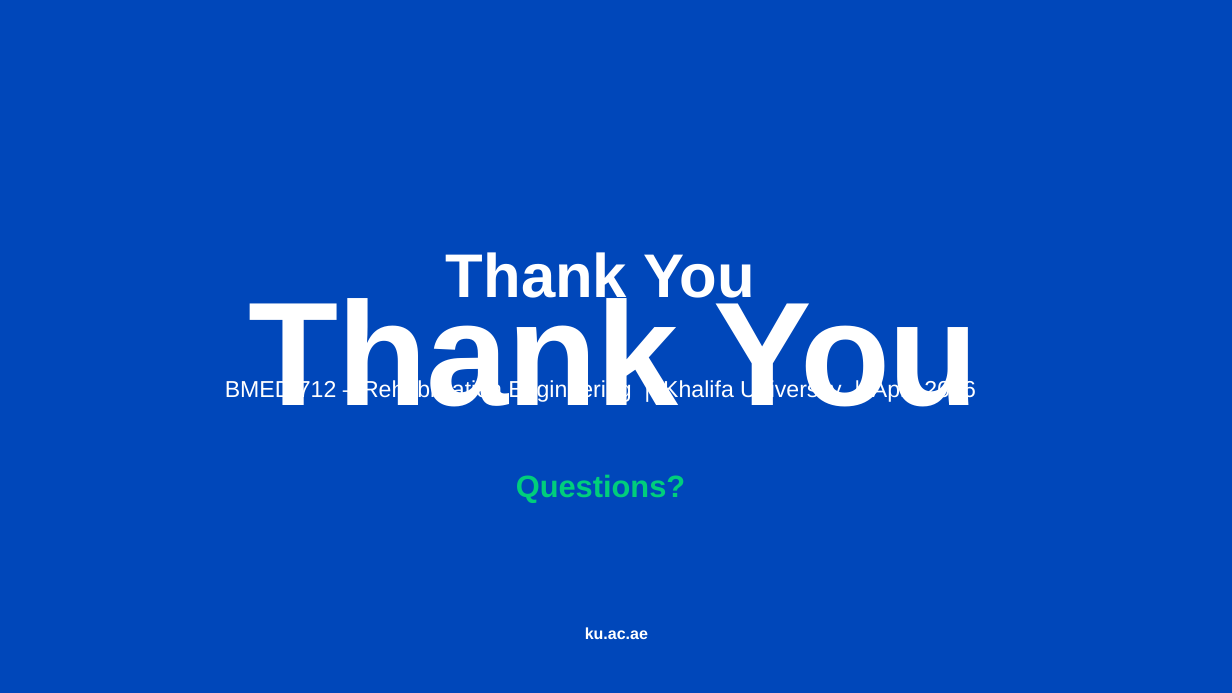
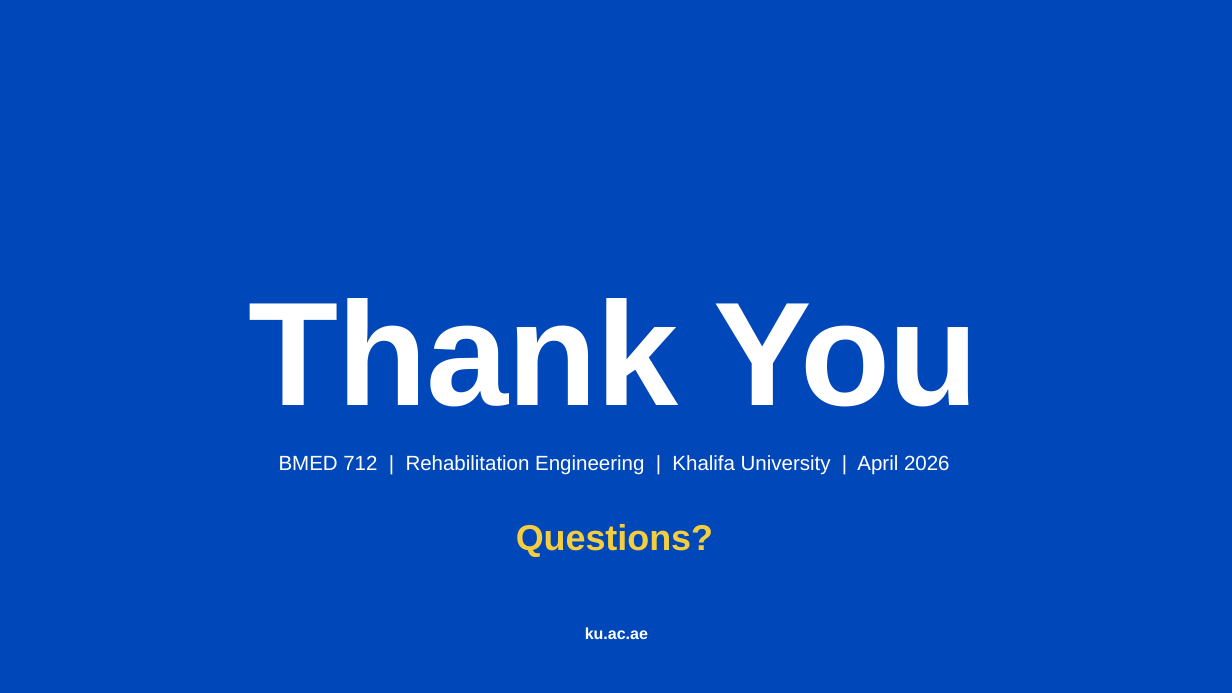
Before and after one commit to LukeLi97/BMED712, a slide deck: slide 14 of results/Final_Presentation_Track_A.pptx (slide 18 before the commit). Drawn at 1232x693 pixels with LibreOffice and Linux fonts; fonts in the diff are those of the drawing; background and template pictures are left out. Boxes give left, top, right and bottom in pixels: in the first picture for what was removed or moved away, otherwise in the second. Text is boxed around its words. In the diff, an @@ line names an element or a change of style, - is before the commit and + after.

```diff
--- a/results/Final_Presentation_Track_A.pptx
+++ b/results/Final_Presentation_Track_A.pptx
@@ text removed at box(446, 252, 755, 308) @@
-Thank You
@@ text at box(279, 455, 950, 475): text changed; size 18 to 16 pt @@
-BMED 712 – Rehabilitation Engineering | Khalifa University | April 2026
+BMED 712 | Rehabilitation Engineering | Khalifa University | April 2026
@@ text "Questions?": place and size @@
-text "Questions?" at box(516, 474, 685, 502)
+text "Questions?" at box(516, 524, 713, 557)
@@ text "Questions?" at box(516, 524, 713, 557): size 24 to 28 pt, text colour #00CE7C to #F5CE3E @@
```
Also in this commit, not shown: 13 other slides changed, 4 slides removed, 1 other file.
